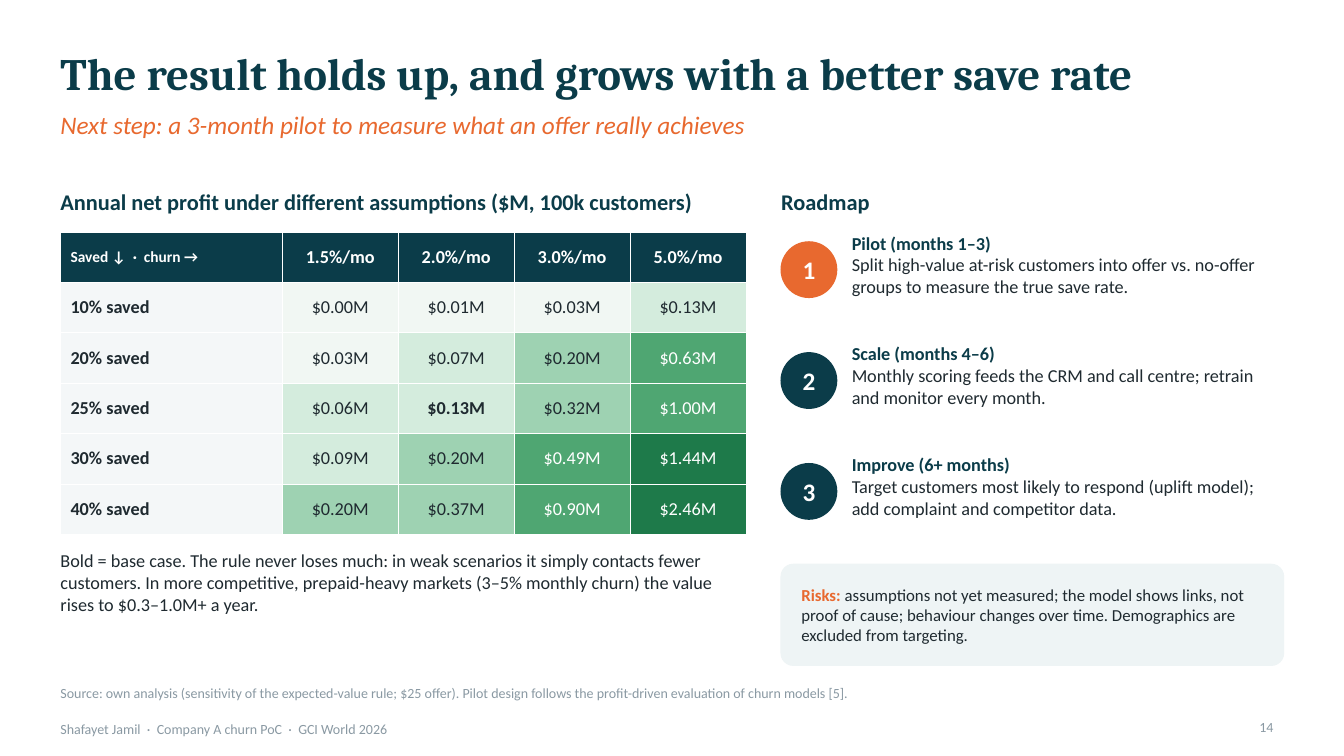
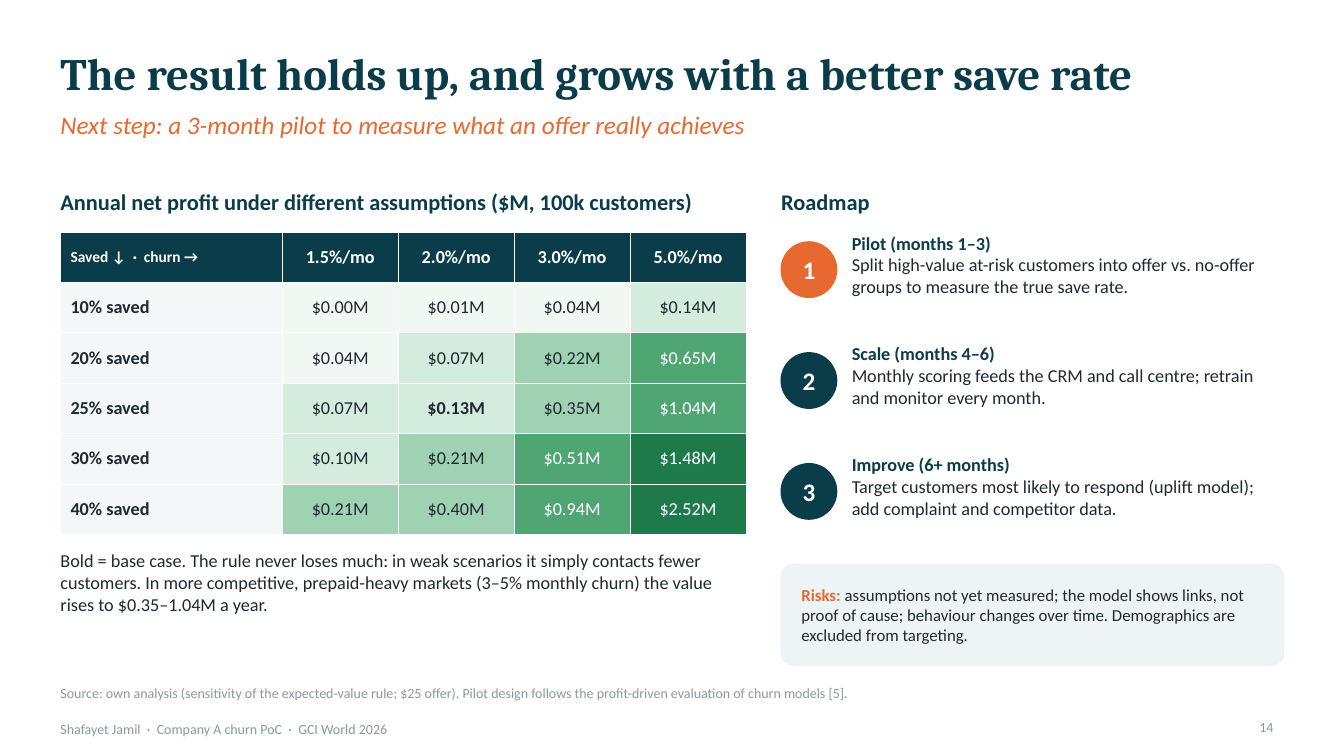
Before and after one commit to Shafayet-jamil/final-assignment-gci, a slide deck: slide 14 of Shafayet_Jamil.pptx. Drawn at 1344x756 pixels with LibreOffice and Linux fonts; fonts in the diff are those of the drawing. Boxes give left, top, right and bottom in pixels: in the first picture for what was removed or moved away, otherwise in the second. Text is boxed around its words. In the diff, an @@ line names an element or a change of style, - is before the commit and + after.

```diff
--- a/Shafayet_Jamil.pptx
+++ b/Shafayet_Jamil.pptx
@@ table at [60, 232, 746, 521] @@
-row 2, column 4: $0.03M
+row 2, column 4: $0.04M
-row 2, column 5: $0.13M
+row 2, column 5: $0.14M
-row 3: 20% saved | $0.03M | $0.07M | $0.20M | $0.63M
+row 3: 20% saved | $0.04M | $0.07M | $0.22M | $0.65M
-row 4: 25% saved | $0.06M | $0.13M | $0.32M | $1.00M
+row 4: 25% saved | $0.07M | $0.13M | $0.35M | $1.04M
-row 5: 30% saved | $0.09M | $0.20M | $0.49M | $1.44M
+row 5: 30% saved | $0.10M | $0.21M | $0.51M | $1.48M
-row 6: 40% saved | $0.20M | $0.37M | $0.90M | $2.46M
+row 6: 40% saved | $0.21M | $0.40M | $0.94M | $2.52M
@@ text at [60, 554, 712, 614]: text changed @@
-Bold = base case. The rule never loses much: in weak scenarios it simply contacts fewer customers. In more competitive, prepaid-heavy markets (3–5% monthly churn) the value rises to $0.3–1.0M+ a year.
+Bold = base case. The rule never loses much: in weak scenarios it simply contacts fewer customers. In more competitive, prepaid-heavy markets (3–5% monthly churn) the value rises to $0.35–1.04M a year.
```
Also in this commit, not shown: 11 other slides changed, 2 other files.
